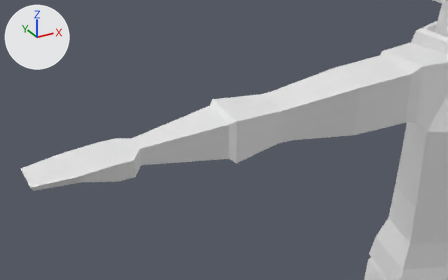
A saved change to the FBX model peladontJam/Assets/Modelos/NPC 2.fbx.
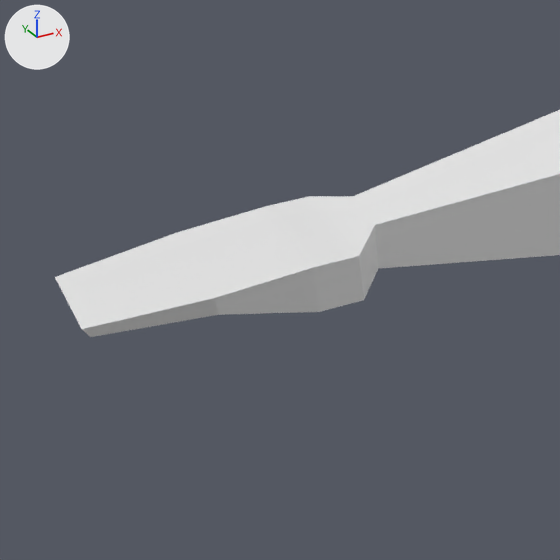
Old and new are each drawn from a camera (50 mm lens) standing at (-5.6, -4.69, 9.44) and looking at (-3.31, -0.52, 7.36) and again close up on the part from 0% to 47% of the width and 23% to 98% of the height. Lighting does not change. The marker at upper left points along +X, +Y and +Z. Where no turn or scale is listed for an object, it has been applied to the vertices.

The first close-up shows 'npc base'.
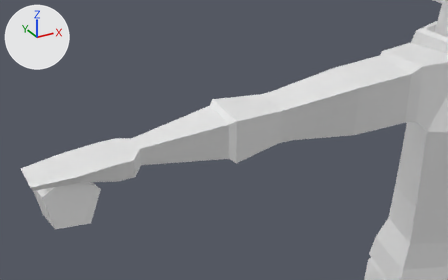
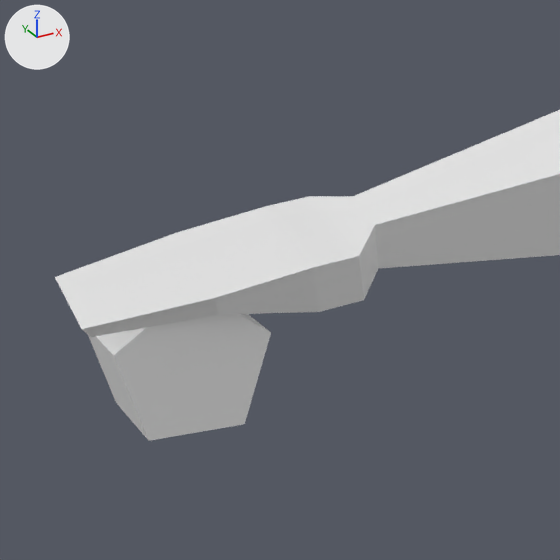
The newer file is also rescaled (x0.213) as a whole; pictures and numbers use the older file's frame.

Changed parts and their boxes (x1, y1, x2, y2) in the close-ups (560 x 560 px):
'color vaso', added: after (88, 314, 271, 441)

The change, as a list of edits to the scene's bpy script:
```text
Add me_circle_006:
    me_circle_006.from_pydata([(0.027, 0.036, 0.25), (-0.231, 0.005, 0.104), (-0.17, -0.032, -0.185), (0.126, -0.025, -0.218), (0.248, 0.017, 0.051), (0.262, -0.341, 0.1), (0.041, -0.322, 0.299), (-0.155, -0.39, -0.136), (0.141, -0.383, -0.169), (-0.217, -0.352, 0.153)], [], [(1, 0, 4, 3, 2), (1, 2, 7, 9), (3, 4, 5, 8), (0, 1, 9, 6), (2, 3, 8, 7), (4, 0, 6, 5), (9, 7, 8, 5, 6)])
Add ob_color_vaso:
    ob_color_vaso = bpy.data.objects.new('color vaso', me_circle_006)
    ob_color_vaso.location = (-4.562, 0.128, 6.906)
```
